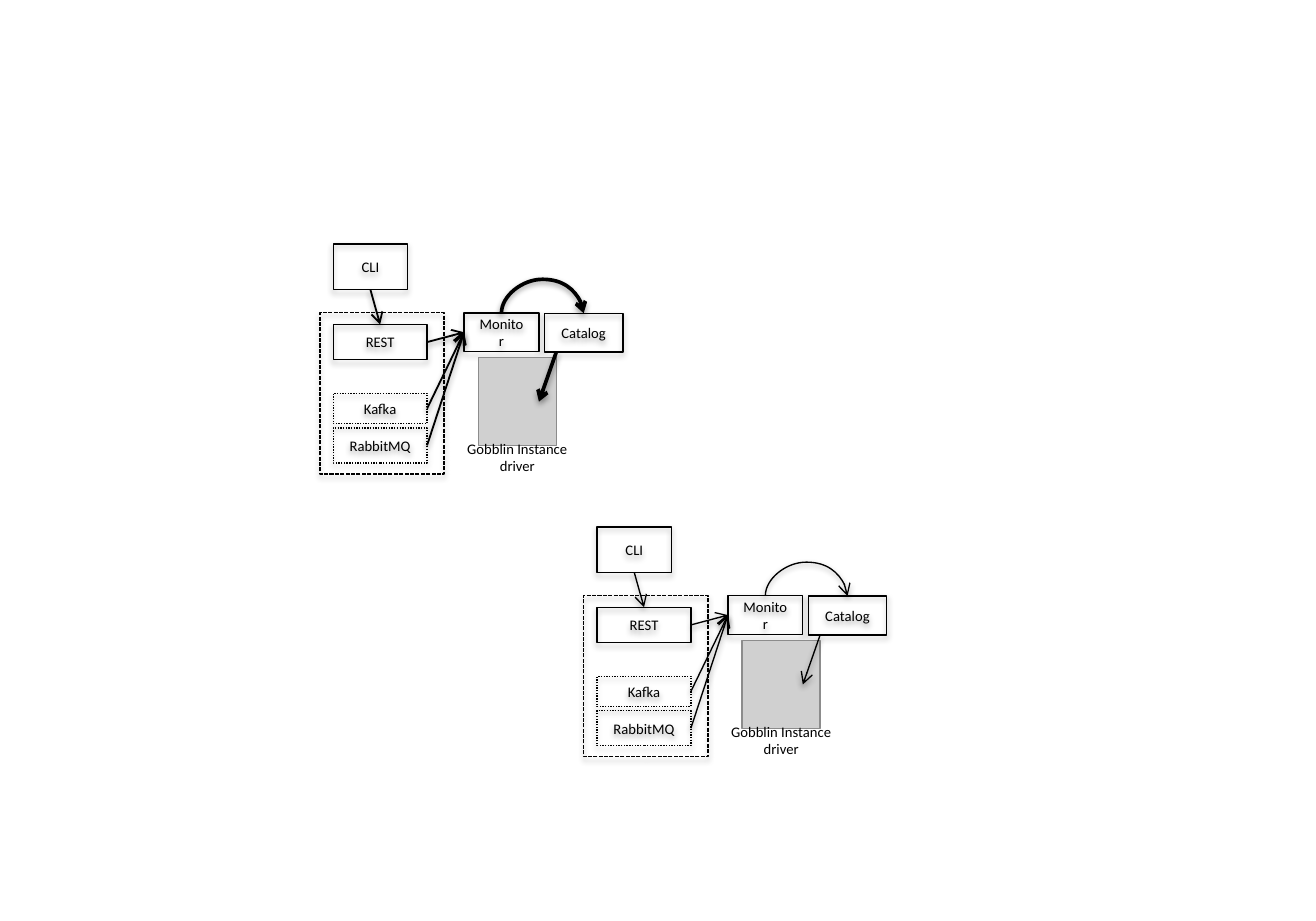
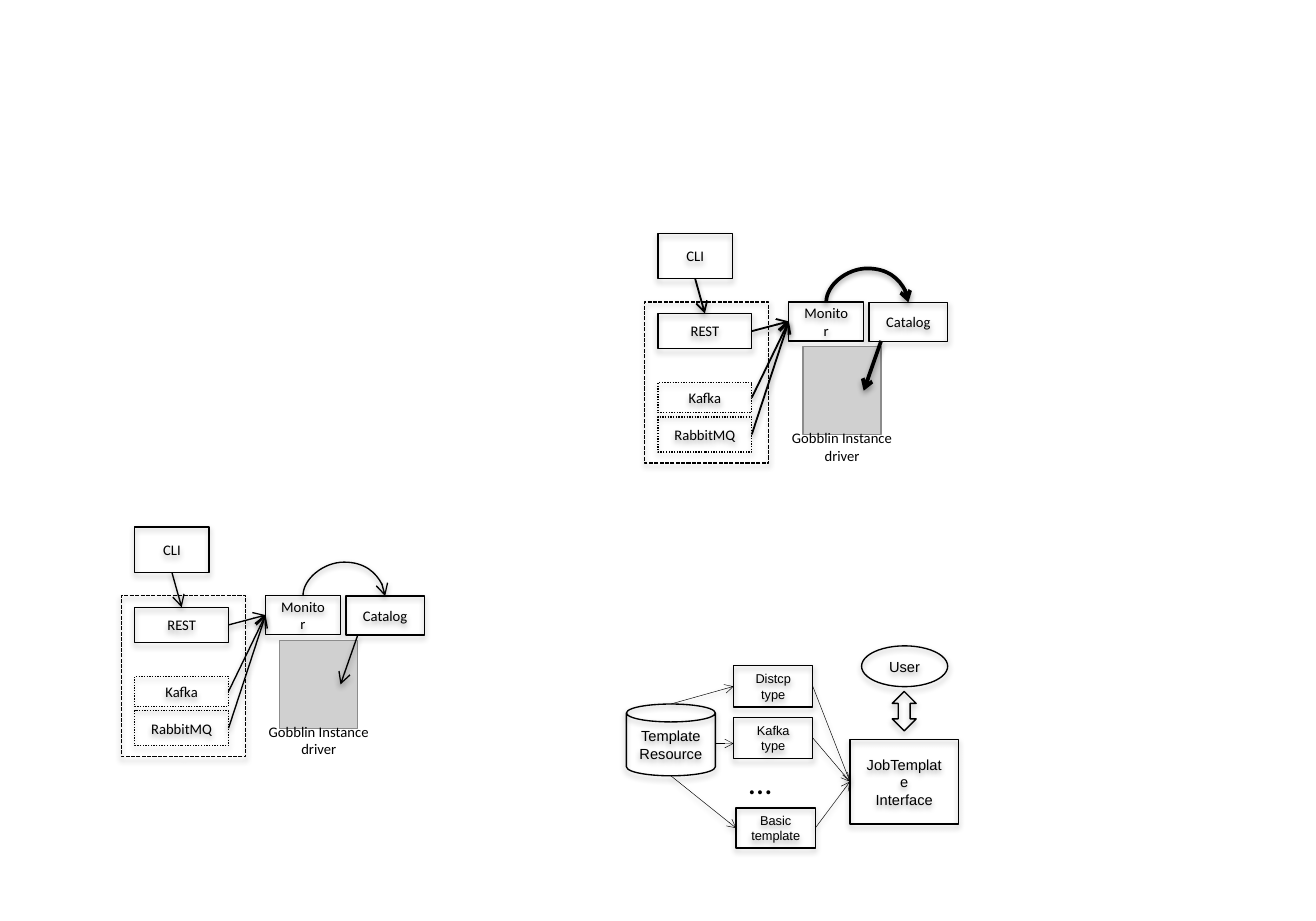
Before and after one commit to autumnust/internProjectPoster, a slide deck: slide 2 of Poster.pptx (slide 3 before the commit). Drawn at 1316x921 pixels with LibreOffice and Linux fonts; fonts in the diff are those of the drawing; grey boxes stand for pictures. Boxes give left, top, right and bottom in pixels: in the first picture for what was removed or moved away, otherwise in the second. Text is boxed around its words. In the diff, an @@ line names an element or a change of style, - is before the commit and + after.

```diff
--- a/Poster.pptx
+++ b/Poster.pptx
@@ 7 rectangles, 5 arrows, 1 picture, 1 text, 1 curved arrow: place and size @@
-7 rectangles, 5 arrows, 1 picture, 1 text, 1 curved arrow at bbox=[320, 245, 624, 475]
+7 rectangles, 5 arrows, 1 picture, 1 text, 1 curved arrow at bbox=[645, 233, 948, 465]
@@ 5 rectangles, 1 curved arrow: place and size @@
-5 rectangles, 1 curved arrow at bbox=[584, 528, 848, 758]
+5 rectangles, 1 curved arrow at bbox=[121, 528, 386, 758]
@@ 5 arrows, 2 rectangles, 1 picture, 1 text: place and size @@
-5 arrows, 2 rectangles, 1 picture, 1 text at bbox=[634, 572, 887, 754]
+5 arrows, 2 rectangles, 1 picture, 1 text at bbox=[172, 572, 425, 754]
@@ group added at bbox=[626, 646, 959, 848]: 6 arrows, 4 rectangles, 1 cylinder, 1 text, 1 ellipse, 1 left right arrow @@
+Template Resource
+Distcp
+type
+Kafka
+type
+Basic
+template
+JobTemplate
+Interface
+…
+User
```
Also in this commit, not shown: 1 other slide changed.
